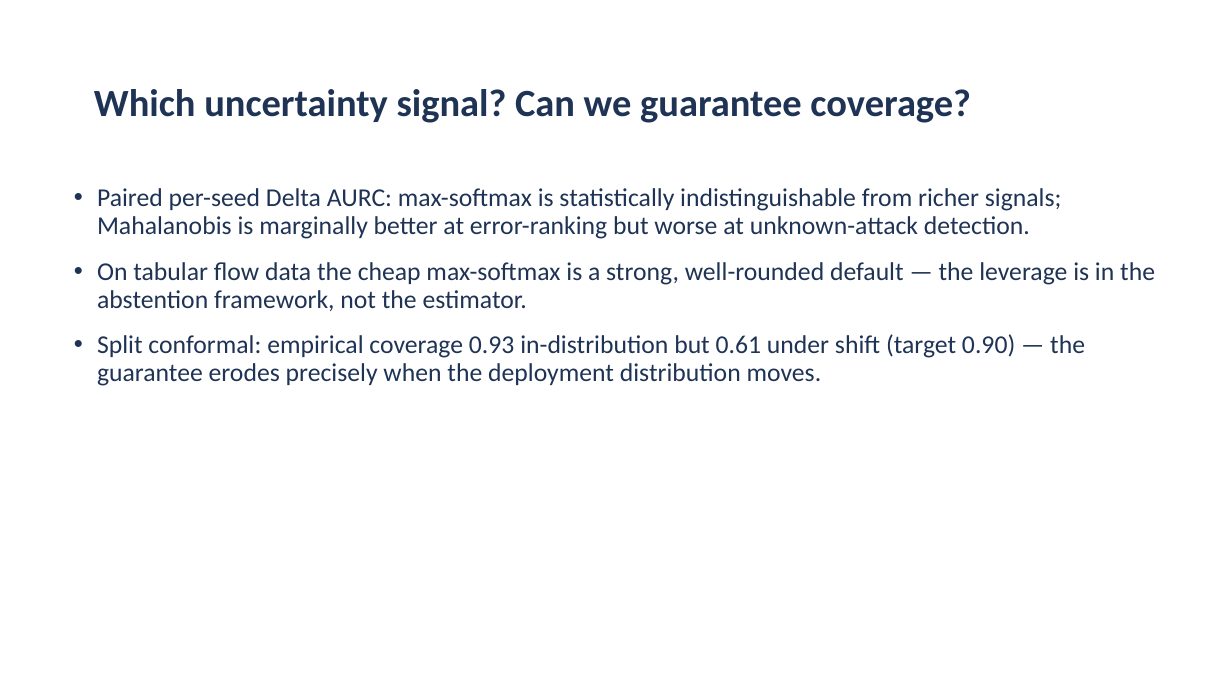
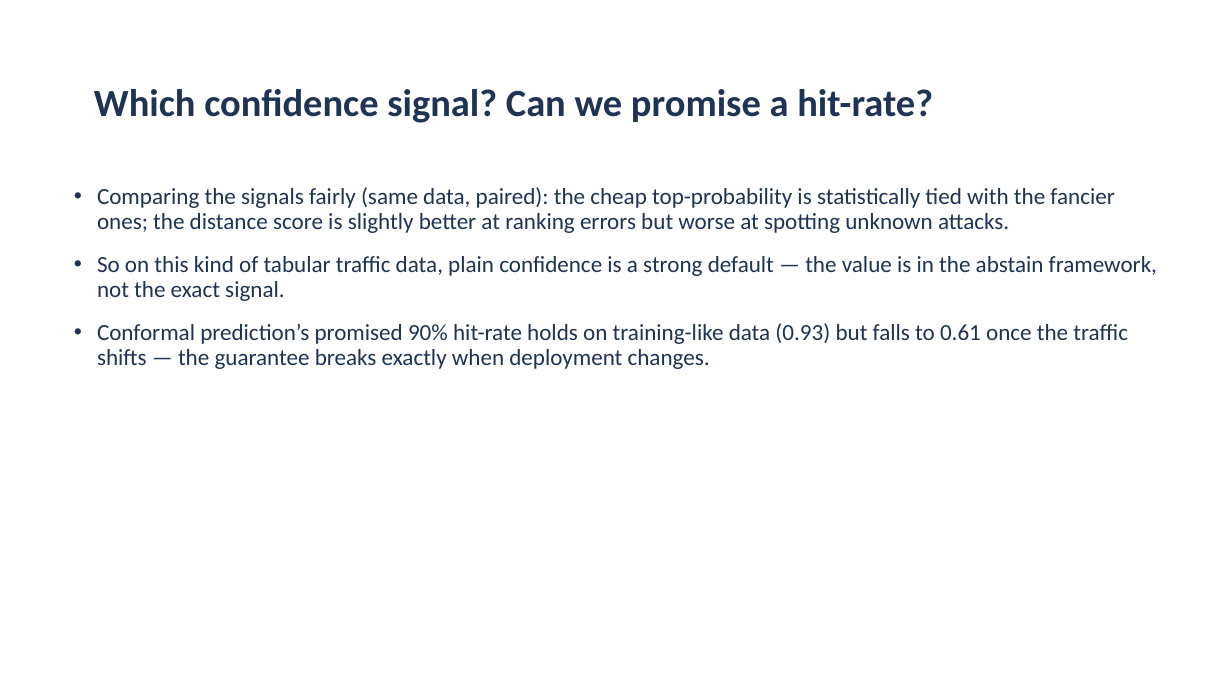
Before and after one commit to aiparallel0/chaoscrypt, a slide deck: slide 13 of papers/paper2-ids-selective/presentation.pptx. Drawn at 1232x693 pixels with LibreOffice and Linux fonts; fonts in the diff are those of the drawing; background and template pictures are left out. Boxes give left, top, right and bottom in pixels: in the first picture for what was removed or moved away, otherwise in the second. Text is boxed around its words. In the diff, an @@ line names an element or a change of style, - is before the commit and + after.

```diff
--- a/papers/paper2-ids-selective/presentation.pptx
+++ b/papers/paper2-ids-selective/presentation.pptx
@@ title at (94, 89, 933, 123): text changed @@
-Which uncertainty signal? Can we guarantee coverage?
+Which confidence signal? Can we promise a hit-rate?
@@ text at (97, 187, 1157, 369): text changed; size 20 to 18 pt @@
-• Paired per-seed Delta AURC: max-softmax is statistically indistinguishable from richer signals; Mahalanobis is marginally better at error-ranking but worse at unknown-attack detection.
-• On tabular flow data the cheap max-softmax is a strong, well-rounded default — the leverage is in the abstention framework, not the estimator.
-• Split conformal: empirical coverage 0.93 in-distribution but 0.61 under shift (target 0.90) — the guarantee erodes precisely when the deployment distribution moves.
+• Comparing the signals fairly (same data, paired): the cheap top-probability is statistically tied with the fancier ones; the distance score is slightly better at ranking errors but worse at spotting unknown attacks.
+• So on this kind of tabular traffic data, plain confidence is a strong default — the value is in the abstain framework, not the exact signal.
+• Conformal prediction’s promised 90% hit-rate holds on training-like data (0.93) but falls to 0.61 once the traffic shifts — the guarantee breaks exactly when deployment changes.
```
Also in this commit, not shown: 15 other slides changed, 2 other files.
